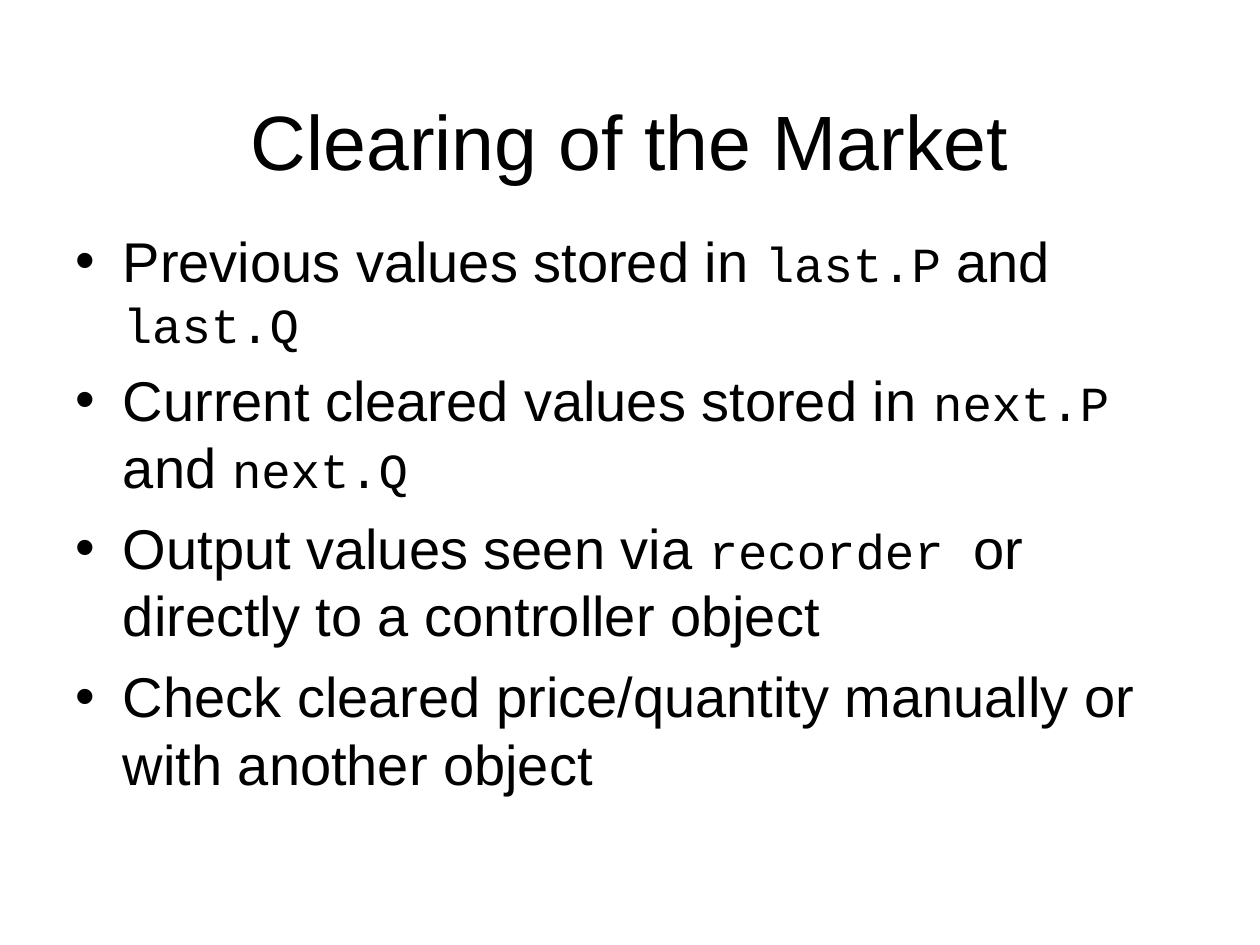
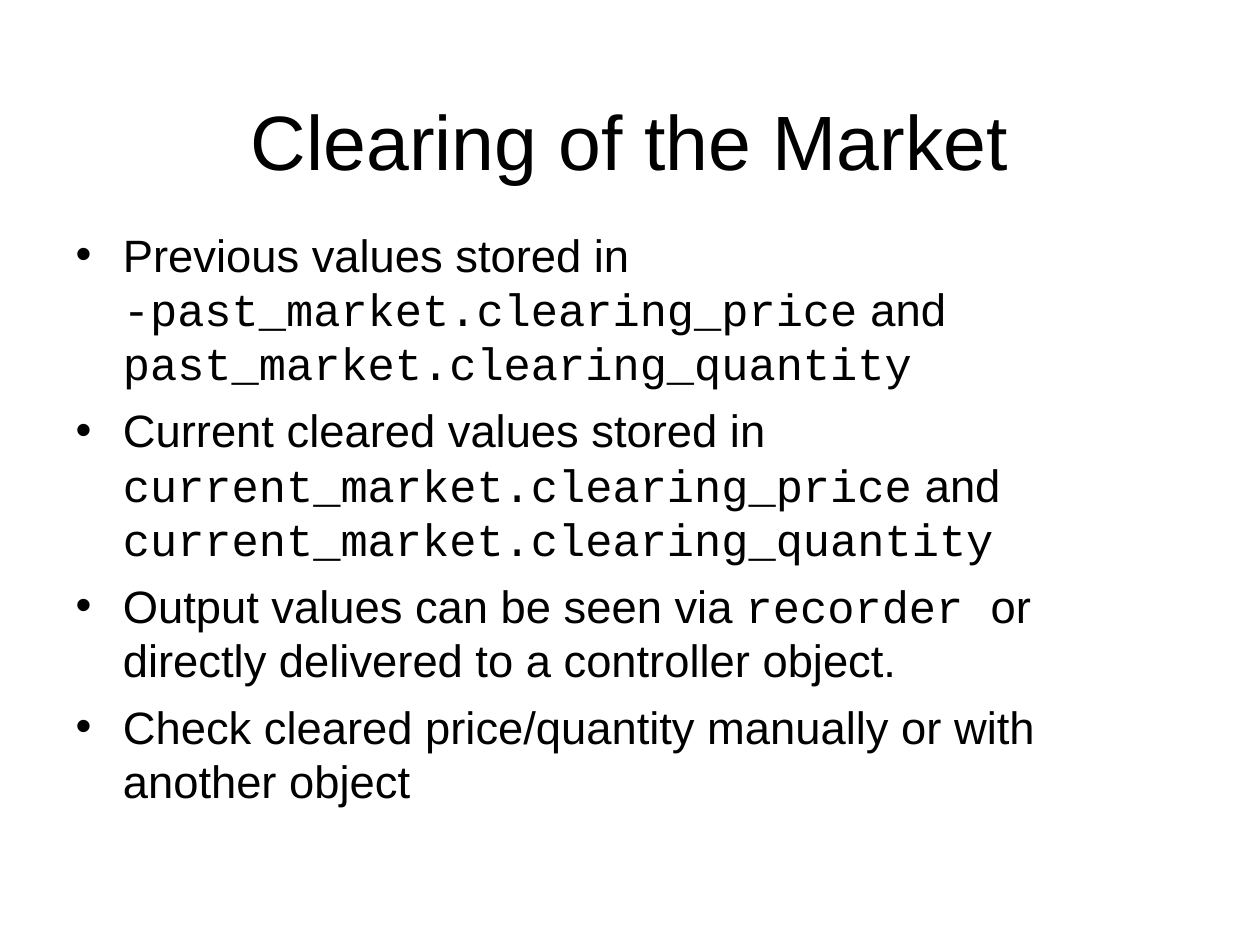
Before and after one commit to gridlab-d/course, a slide deck: slide 18 of Short_6_21_2010/5.1 - Market Module.ppt (slide 16 before the commit). Drawn at 1260x945 pixels with LibreOffice and Linux fonts; fonts in the diff are those of the drawing; background and template pictures are left out. Boxes give left, top, right and bottom in pixels: in the first picture for what was removed or moved away, otherwise in the second. Text is boxed around its words. In the diff, an @@ line names an element or a change of style, - is before the commit and + after.

```diff
--- a/Short_6_21_2010/5.1 - Market Module.ppt
+++ b/Short_6_21_2010/5.1 - Market Module.ppt
@@ text at (123, 239, 1031, 687): text changed; size 32 to 25.9 pt; font Arial to Courier New @@
-• Previous values stored in last.P and last.Q
-• Current cleared values stored in next.P and next.Q
-• Output values seen via recorder or directly to a controller object
+• Previous values stored in -past_market.clearing_price and past_market.clearing_quantity
+• Current cleared values stored in current_market.clearing_price and current_market.clearing_quantity
+• Output values can be seen via recorder or directly delivered to a controller object.
@@ text at (123, 711, 1035, 808): size 32 to 25.9 pt in "Check cleared price/quantity manually or with another ..."; less space between paragraphs @@
```
Also in this commit, not shown: 9 other slides changed, 2 slides added.
